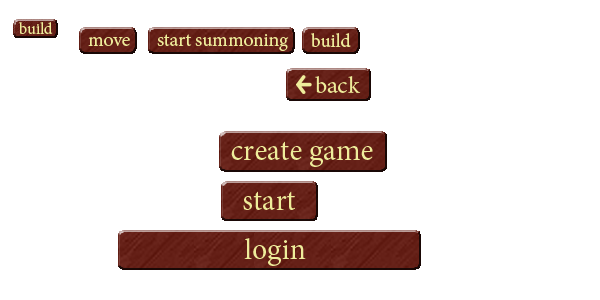
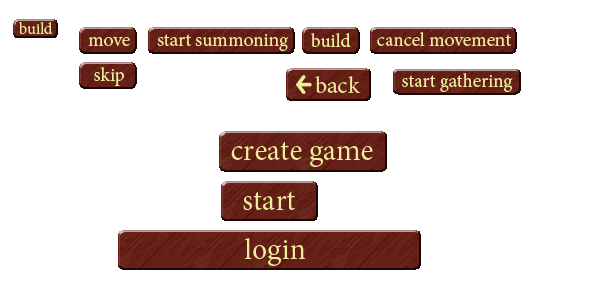
Layers edited between the first and the second 600 × 300 image:
added layer "start gathering" above "Layer 11 copy 4" over [left=402, top=73, right=513, bottom=92]
added layer "Layer 11 copy 4" above "skip" over [left=393, top=69, right=521, bottom=95]
added layer "skip" above "Layer 1 copy 5" over [left=94, top=67, right=124, bottom=86]
added layer "Layer 1 copy 5" above "cancel movement copy" over [left=79, top=62, right=137, bottom=89]
added layer "cancel movement copy" above "cancel movement" over [left=370, top=27, right=517, bottom=54]
added layer "cancel movement" above "Layer 11 copy 3" over [left=377, top=32, right=512, bottom=46]
added layer "Layer 11 copy 3" above "move" over [left=370, top=27, right=517, bottom=54]
